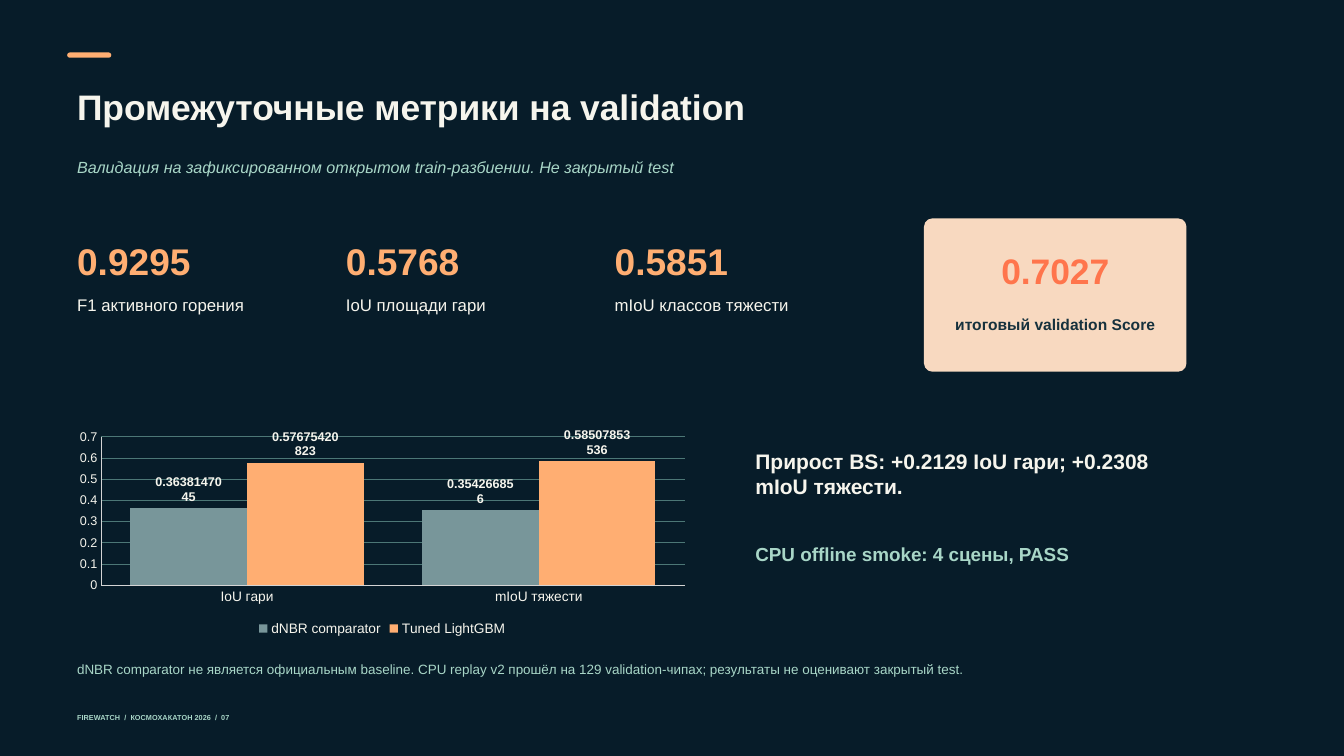
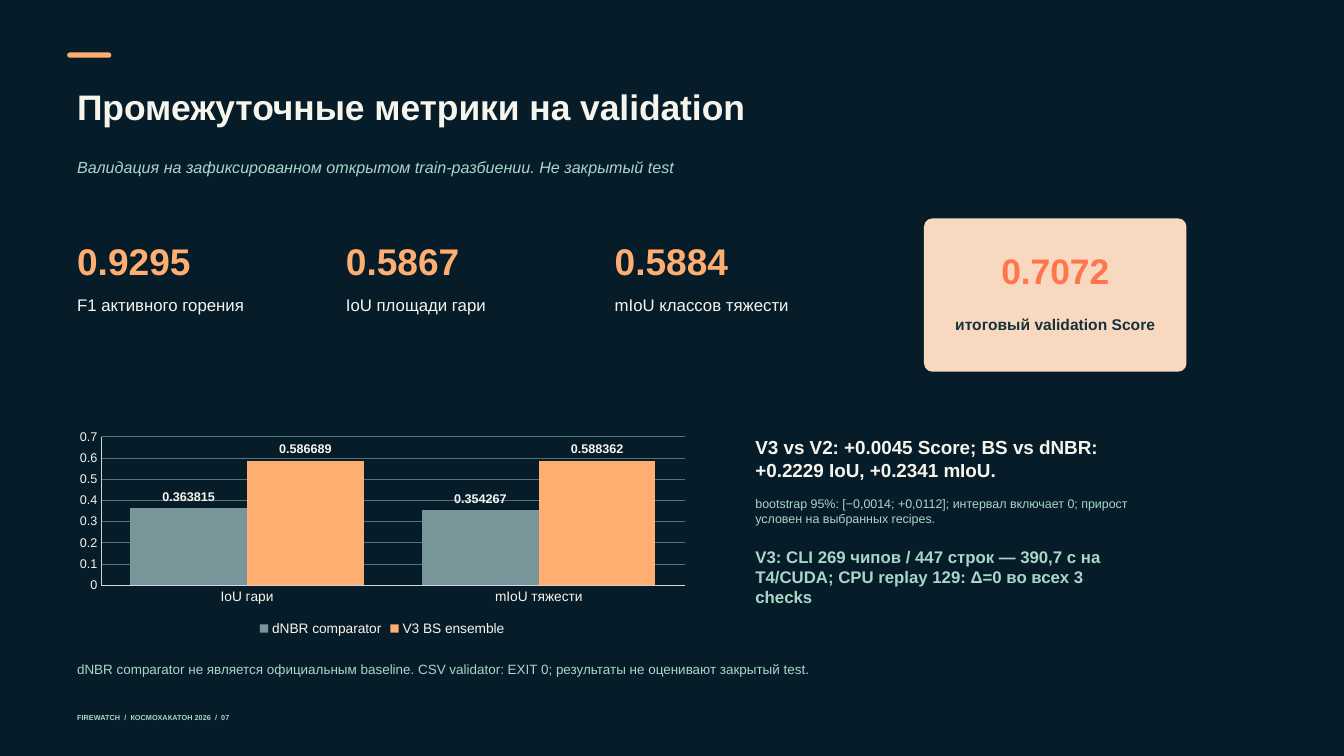
Before and after one commit to foxxed20-ux/firewatch, a slide deck: slide 7 of docs/presentation/FireWatch_КосмоХакатон_2026.pptx. Drawn at 1344x756 pixels with LibreOffice and Linux fonts; fonts in the diff are those of the drawing. Boxes give left, top, right and bottom in pixels: in the first picture for what was removed or moved away, otherwise in the second. Text is boxed around its words. In the diff, an @@ line names an element or a change of style, - is before the commit and + after.

```diff
--- a/docs/presentation/FireWatch_КосмоХакатон_2026.pptx
+++ b/docs/presentation/FireWatch_КосмоХакатон_2026.pptx
@@ text at bbox=[346, 249, 459, 276]: text changed @@
-0.5768
+0.5867
@@ text at bbox=[615, 249, 728, 276]: text changed @@
-0.5851
+0.5884
@@ text at bbox=[1001, 259, 1109, 284]: text changed @@
-0.7027
+0.7072
@@ column chart at bbox=[68, 425, 698, 641] @@
-Tuned LightGBM: 0.576754, 0.585079
+V3 BS ensemble: 0.586689, 0.588362
@@ text at bbox=[755, 440, 1098, 480]: text changed; size 15 to 13.5 pt @@
-Прирост BS: +0.2129 IoU гари; +0.2308 mIoU тяжести.
+V3 vs V2: +0.0045 Score; BS vs dNBR: +0.2229 IoU, +0.2341 mIoU.
@@ text at bbox=[755, 499, 1127, 526]: text changed; size 13.5 to 8.9 pt; bold off @@
-CPU offline smoke: 4 сцены, PASS
+bootstrap 95%: [−0,0014; +0,0112]; интервал включает 0; прирост условен на выбранных recipes.
@@ text added at bbox=[755, 551, 1100, 603], 12 pt, text #A8D6C7, bold @@
+V3: CLI 269 чипов / 447 строк — 390,7 с на T4/CUDA; CPU replay 129: Δ=0 во всех 3 checks
@@ text at bbox=[77, 664, 809, 677]: text changed @@
-dNBR comparator не является официальным baseline. CPU replay v2 прошёл на 129 validation-чипах; результаты не оценивают закрытый test.
+dNBR comparator не является официальным baseline. CSV validator: EXIT 0; результаты не оценивают закрытый test.
```
Also in this commit, not shown: 3 other slides changed, 12 other files.
